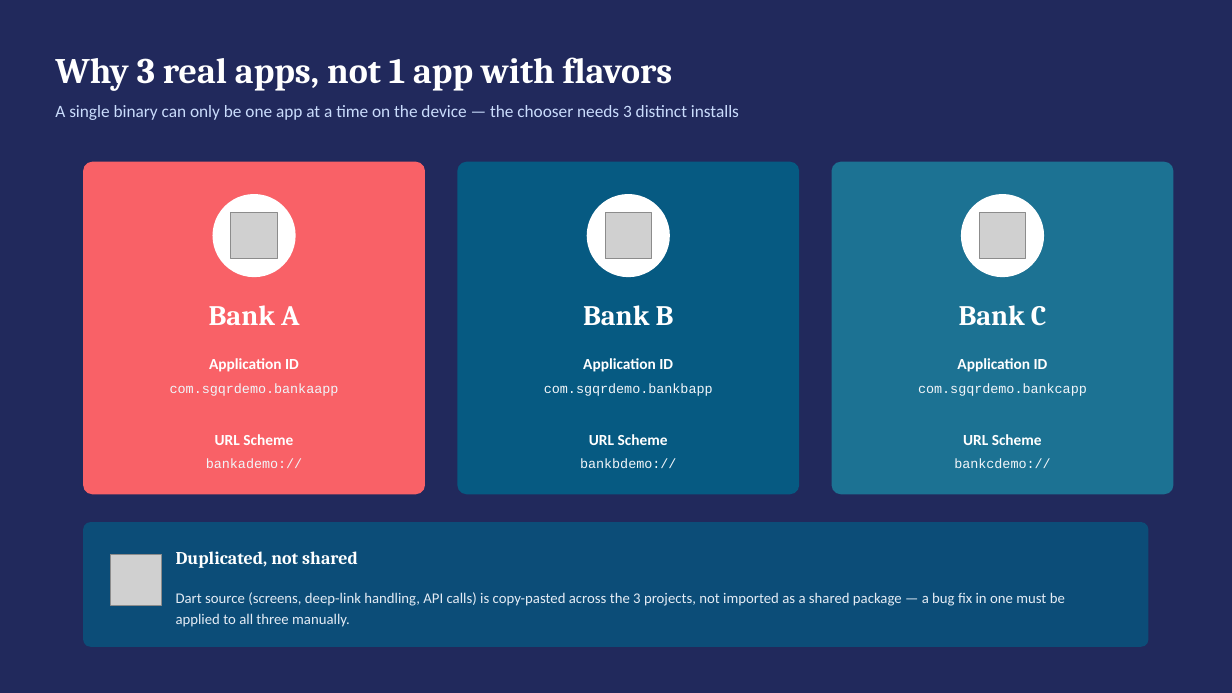
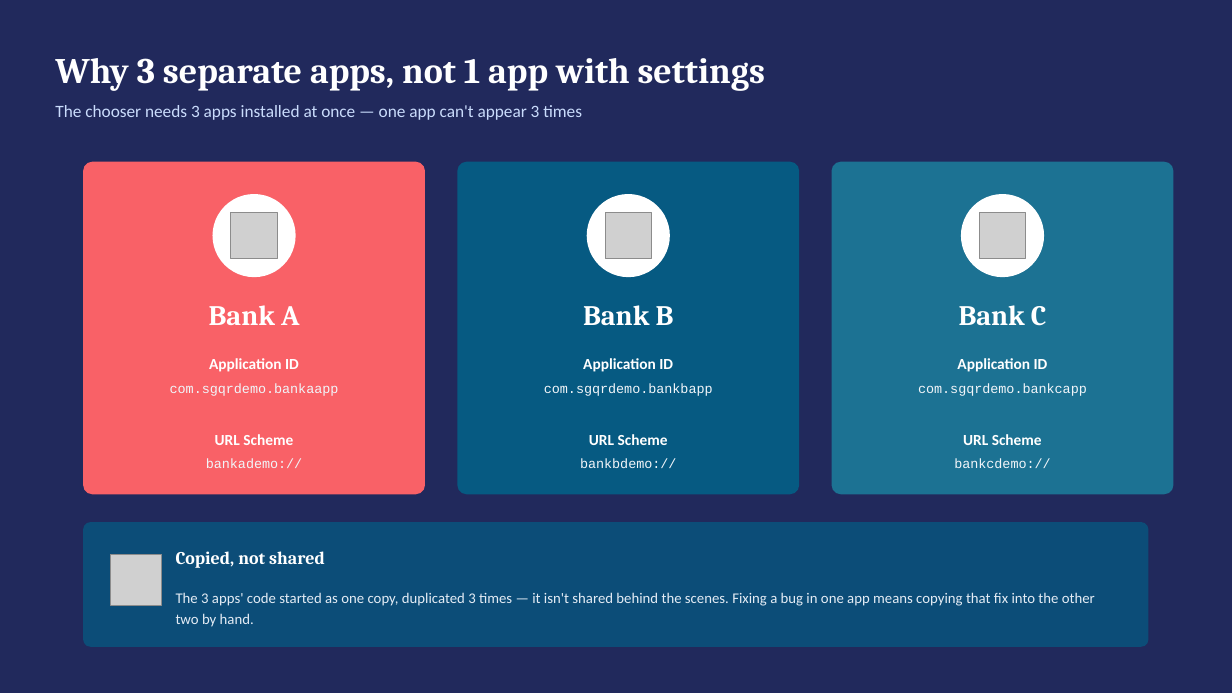
Before and after one commit to deandrehaijielim-commits/sgqr-deep-link-demo, a slide deck: slide 8 of SGQR_Deep_Linking_Simulation.pptx (slide 7 before the commit). Drawn at 1232x693 pixels with LibreOffice and Linux fonts; fonts in the diff are those of the drawing; grey boxes stand for pictures. Boxes give left, top, right and bottom in pixels: in the first picture for what was removed or moved away, otherwise in the second. Text is boxed around its words. In the diff, an @@ line names an element or a change of style, - is before the commit and + after.

Commit message:
Update slide deck: correct Android flow, simplify wording throughout

```diff
--- a/SGQR_Deep_Linking_Simulation.pptx
+++ b/SGQR_Deep_Linking_Simulation.pptx
@@ text at (55, 58, 765, 91): text changed @@
-Why 3 real apps, not 1 app with flavors
+Why 3 separate apps, not 1 app with settings
@@ text at (55, 105, 582, 120): text changed @@
-A single binary can only be one app at a time on the device — the chooser needs 3 distinct installs
+The chooser needs 3 apps installed at once — one app can't appear 3 times
@@ text at (176, 551, 325, 568): text changed @@
-Duplicated, not shared
+Copied, not shared
@@ text at (176, 592, 1095, 627): text changed @@
-Dart source (screens, deep-link handling, API calls) is copy-pasted across the 3 projects, not imported as a shared package — a bug fix in one must be applied to all three manually.
+The 3 apps' code started as one copy, duplicated 3 times — it isn't shared behind the scenes. Fixing a bug in one app means copying that fix into the other two by hand.
```
Also in this commit, not shown: 8 other slides changed, 1 slide added.
